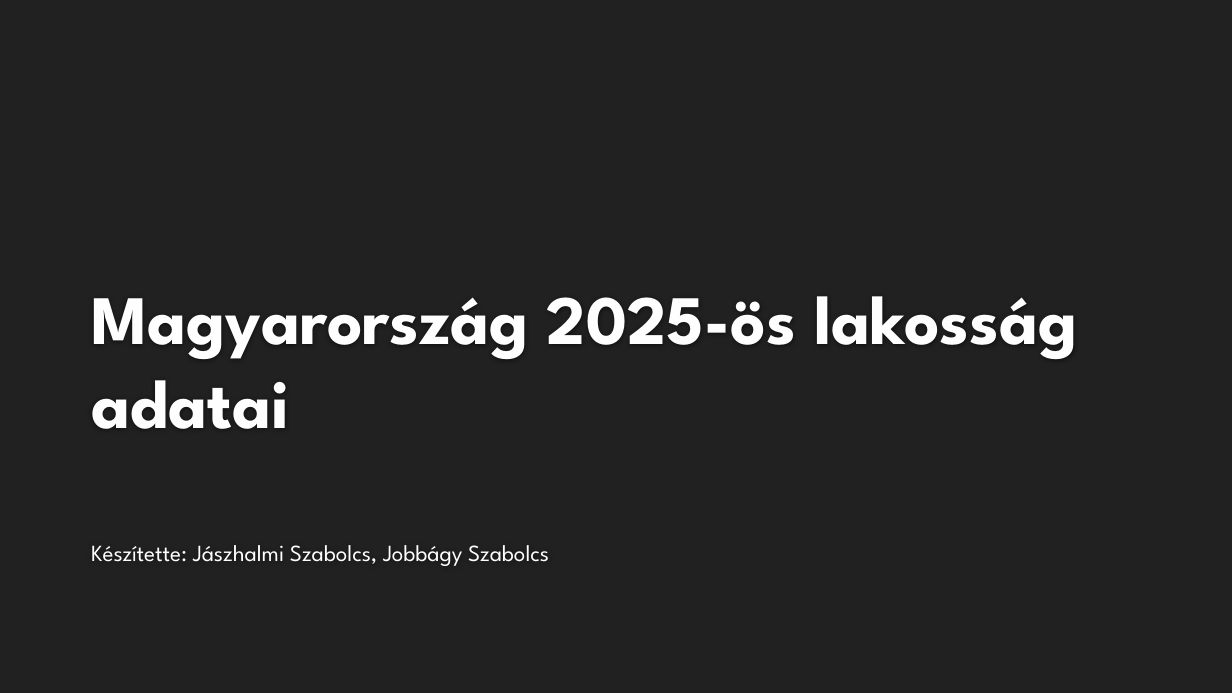
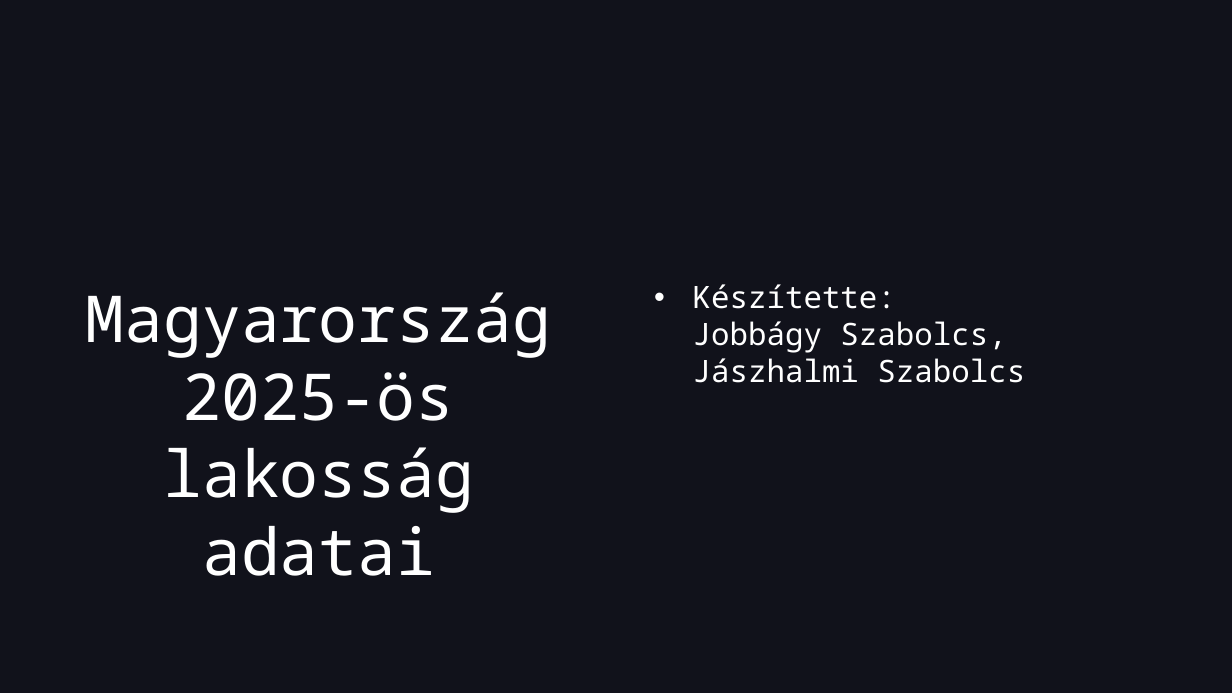
Before and after one commit to JaSzabolcs/nepesseg2025, a slide deck: slide 1 of nepesseg2025.pptx. Drawn at 1232x693 pixels with LibreOffice and Linux fonts; fonts in the diff are those of the drawing; background and template pictures are left out. Boxes give left, top, right and bottom in pixels: in the first picture for what was removed or moved away, otherwise in the second. Text is boxed around its words. In the diff, an @@ line names an element or a change of style, - is before the commit and + after.

```diff
--- a/nepesseg2025.pptx
+++ b/nepesseg2025.pptx
@@ background #212121 to #11121B @@
@@ title "Magyarország 2025-ös lakosság adatai" at <box>86,292,552,576</box>: size 54 to 50.4 pt, font League Spartan to Noto Sans Mono, text colour #FEFEFE to #FFFFFF, bold off; alignment left to centre; vertical alignment bottom to top @@
@@ text at <box>693,284,1025,383</box>: text changed; size 18 to 24 pt; font League Spartan to Noto Sans Mono @@
-Készítette: Jászhalmi Szabolcs, Jobbágy Szabolcs
+• Készítette: Jobbágy Szabolcs, Jászhalmi Szabolcs
```
Also in this commit, not shown: 3 other slides changed, 3 slides added, 1 slide removed.
